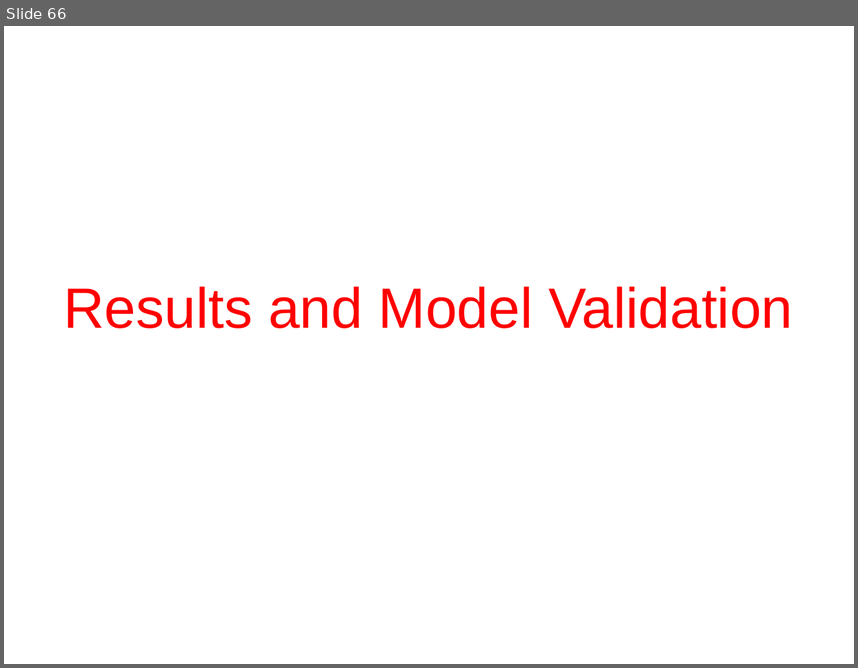
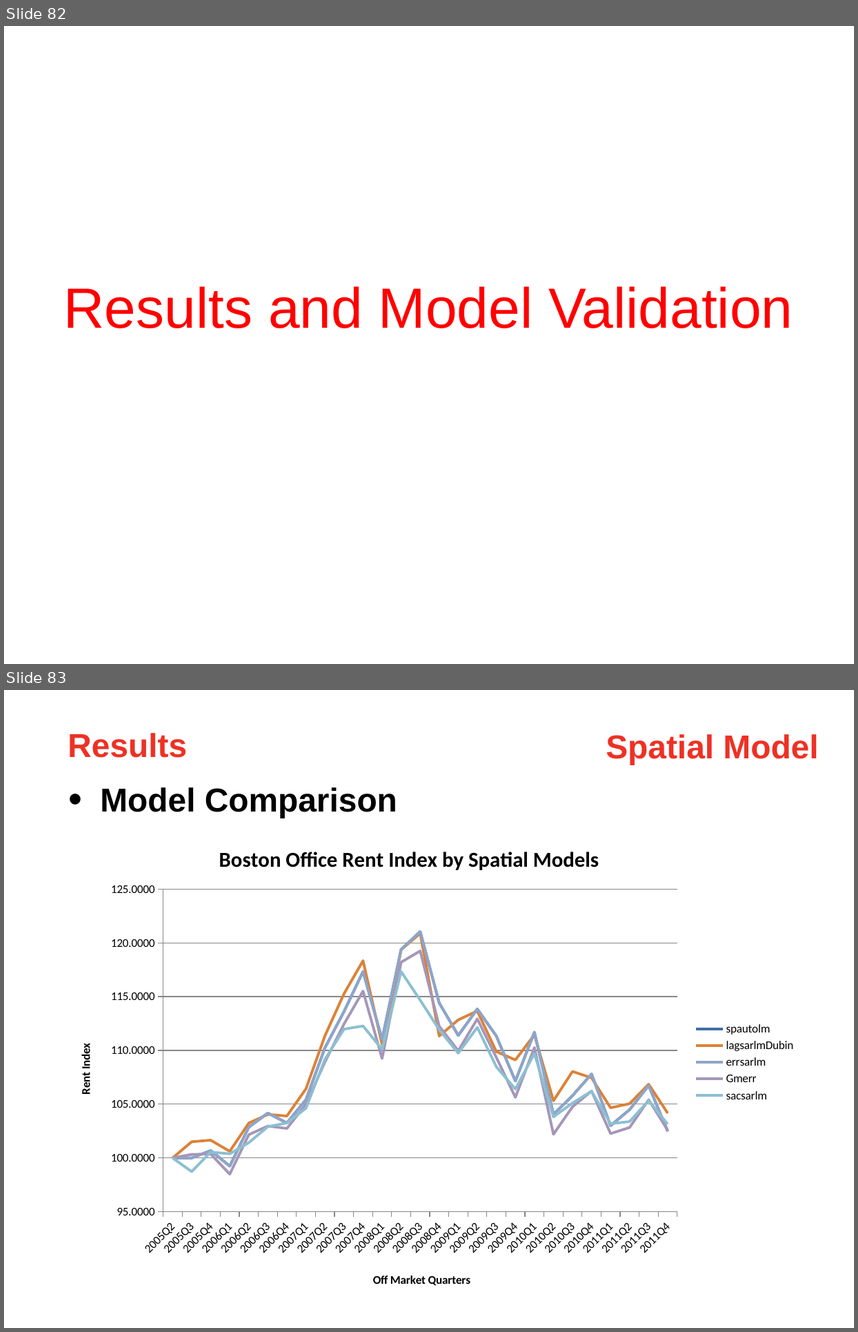
Before and after one commit to linghend/PPR, a slide deck: RentIndex/6_Presentation/RentIndex.pptx. Shown one above the other, each under a label of ours: slide 66 before the commit, slides 82 and 83 after it. The pictures are 858x668 and 858x1332 pixels, drawn with LibreOffice and Linux fonts; fonts in the diff are those of the drawing. Boxes give left, top, right and bottom in pixels: in the first picture for what was removed or moved away, otherwise in the second. Text is boxed around its words. In the diff, an @@ line names an element or a change of style, - is before the commit and + after.

```diff
--- a/RentIndex/6_Presentation/RentIndex.pptx
+++ b/RentIndex/6_Presentation/RentIndex.pptx
@@ slide 83 added at (4,690,854,1328), background #FFFFFF @@
@@ text added at (67,733,187,758), 28 pt, text #EE3124, bold @@
+Results
@@ text added at (606,734,818,765), 28 pt, text #EE3124, bold @@
+Spatial Model
@@ text added at (100,787,397,818), 28 pt, text #000000, bold @@
+• Model Comparison
@@ line chart added at (61,825,805,1299) @@
+title "Boston Office Rent Index by Spatial Models"
+categories: 2005Q2, 2005Q3, 2005Q4, 2006Q1, 2006Q2, 2006Q3, 2006Q4, 2007Q1, 2007Q2, 2007Q3, 2007Q4, 2008Q1, 2008Q2, 2008Q3, 2008Q4, 2009Q1, 2009Q2, 2009Q3, 2009Q4, 2010Q1, 2010Q2, 2010Q3, 2010Q4, 2011Q1, 2011Q2, 2011Q3, 2011Q4
+spautolm: 100, 100, 100.7, 99.2, 102.9, 104.2, 103.3, 105.4, 110.2, 113.6, 117.3, 111, 119.4, 121, 114.4, 111.4, 113.8, 111.3, 107.1, 111.7, 104.1, 105.8, 107.8, 103, 104.5, 106.7, 102.5
+lagsarlmDubin: 100, 101.5, 101.7, 100.6, 103.2, 104, 103.9, 106.4, 111.4, 115.3, 118.3, 110.6, 119.4, 120.9, 111.3, 112.8, 113.7, 109.9, 109.1, 111.5, 105.3, 108, 107.5, 104.7, 105, 106.9, 104.2
+errsarlm: 100, 100, 100.7, 99.2, 102.9, 104.2, 103.3, 105.4, 110.2, 113.6, 117.3, 111, 119.4, 121, 114.4, 111.4, 113.9, 111.3, 107.2, 111.7, 104.1, 105.8, 107.8, 103, 104.5, 106.7, 102.5
+Gmerr: 100, 100.3, 100.4, 98.5, 102.2, 103, 102.7, 105, 108.9, 112.5, 115.5, 109.2, 118.2, 119.2, 112.3, 110, 112.9, 109.4, 105.6, 110.3, 102.2, 104.8, 106.2, 102.3, 102.8, 105.4, 102.6
+sacsarlm: 100, 98.7, 100.5, 100.4, 101.4, 102.9, 103.3, 104.6, 109.2, 112, 112.3, 110.1, 117.3, 114.7, 111.9, 109.7, 112.1, 108.5, 106.4, 109.7, 103.8, 105.1, 106.2, 103.2, 103.4, 105.3, 103.1
@@ what was slide 66 is now slide 82 @@
```
Also in this commit, not shown: 1 slide changed, 18 other slides added, 6 other files.
